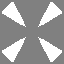
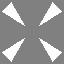
The second 64px x 64px image is a revision of the first. Changes to its layers:
painted on "Layer 2" over [2, 2, 62, 62]
